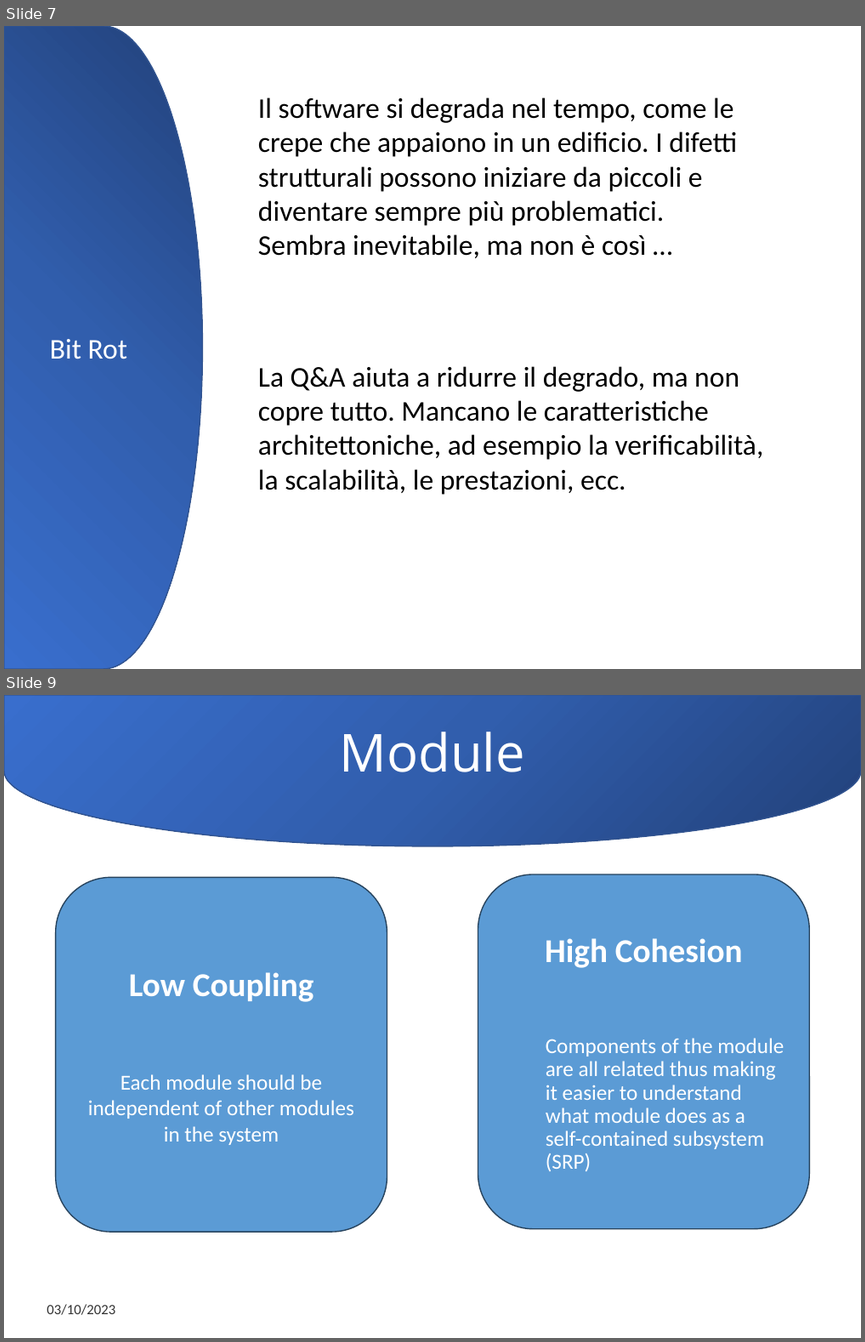
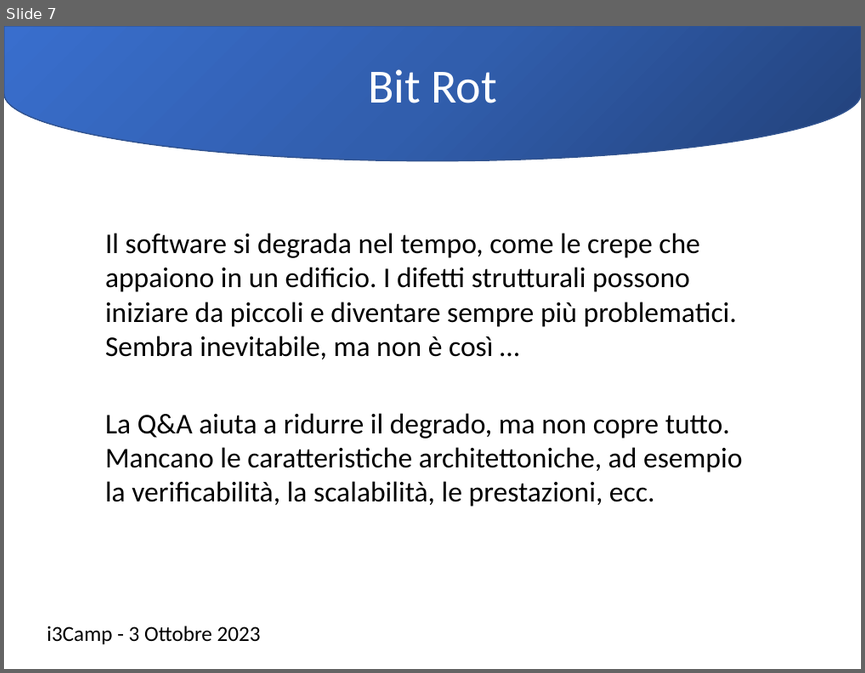
Before and after one commit to Ace68/slide, a slide deck: 2023/20231004-i3Camp/20231003-i3Camp.pptx. Shown one above the other, each under a label of ours: slides 7 and 9 before the commit, slide 7 after it; the slides between them are not shown. The pictures are 865x1342 and 865x673 pixels, drawn with LibreOffice and Linux fonts; fonts in the diff are those of the drawing; background and template pictures are left out. Boxes give left, top, right and bottom in pixels: in the first picture for what was removed or moved away, otherwise in the second. Text is boxed around its words. In the diff, an @@ line names an element or a change of style, - is before the commit and + after.

Commit message:
i3Camp 2023-10

```diff
--- a/2023/20231004-i3Camp/20231003-i3Camp.pptx
+++ b/2023/20231004-i3Camp/20231003-i3Camp.pptx
@@ slide 9 removed at (x1=4, y1=695, x2=861, y2=1338), background #FFFFFF @@
@@ flow chart delay removed at (x1=5, y1=695, x2=861, y2=846) @@
@@ text removed at (x1=340, y1=732, x2=525, y2=772) @@
-Module
@@ title removed at (x1=4, y1=879, x2=189, y2=1118) @@
-Misintegration
@@ rounded rectangle removed at (x1=55, y1=878, x2=387, y2=1231) @@
-Low Coupling
-Each module should be independent of other modules in the system
@@ rounded rectangle removed at (x1=477, y1=874, x2=810, y2=1228) @@
-High Cohesion
-  Components of the module are all related thus making it easier to understand what module does as a self-contained subsystem (SRP)
@@ text removed at (x1=46, y1=1304, x2=115, y2=1315) @@
-03/10/2023
@@ slide 7 changed as well @@
@@ flow chart delay "Bit Rot" at (x1=4, y1=27, x2=860, y2=161): size 24 to 40 pt; rotation 0 to 90 degrees @@
@@ text "Il software si degrada nel ..." rewrapped from (x1=258, y1=97, x2=737, y2=258) to (x1=105, y1=233, x2=737, y2=359) @@
@@ text "La Q&A aiuta a ridurre ..." rewrapped from (x1=258, y1=366, x2=764, y2=494) to (x1=105, y1=413, x2=742, y2=506) @@
@@ text added at (x1=46, y1=625, x2=261, y2=644), 18 pt, text #000000 @@
+i3Camp - 3 Ottobre 2023
```
Also in this commit, not shown: 6 other slides changed, 5 slides added, 3 other slides removed.
